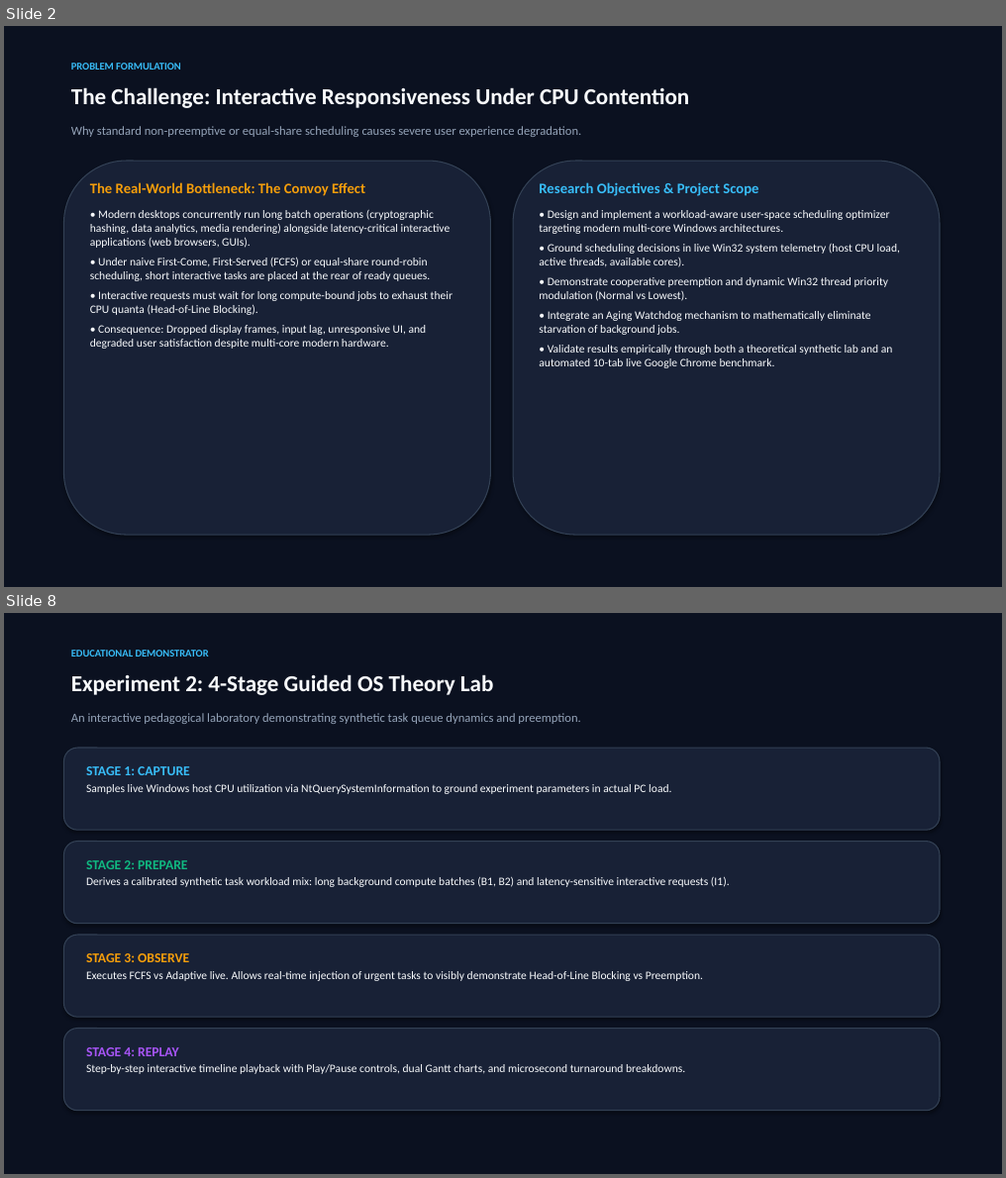
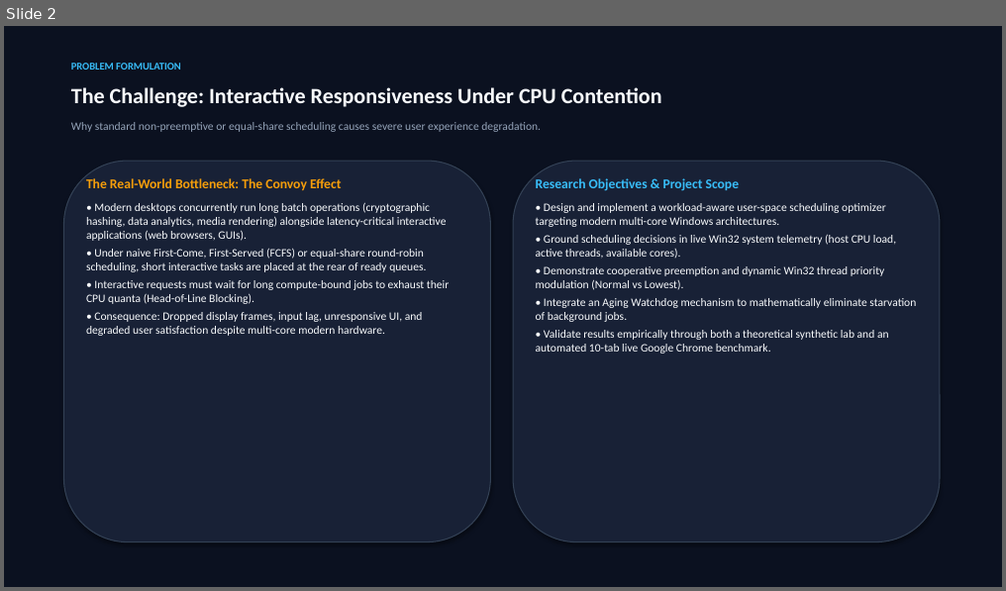
Before and after one commit to Aryan786122/adaptive-cpu-scheduling-optimizer, a slide deck: Adaptive_CPU_Scheduling_Optimizer_Presentation.pptx. Shown one above the other, each under a label of ours: slides 2 and 8 before the commit, slide 2 after it; the slides between them are not shown. The pictures are 1006x1178 and 1006x591 pixels, drawn with LibreOffice and Linux fonts; fonts in the diff are those of the drawing. Boxes give left, top, right and bottom in pixels: in the first picture for what was removed or moved away, otherwise in the second. Text is boxed around its words. In the diff, an @@ line names an element or a change of style, - is before the commit and + after.

```diff
--- a/Adaptive_CPU_Scheduling_Optimizer_Presentation.pptx
+++ b/Adaptive_CPU_Scheduling_Optimizer_Presentation.pptx
@@ slide 8 removed at (4,613,1002,1174), background #FFFFFF @@
@@ rectangle removed at (4,613,1002,1174) @@
@@ text removed at (71,650,209,657) @@
-EDUCATIONAL DEMONSTRATOR
@@ text removed at (71,674,493,695) @@
-Experiment 2: 4-Stage Guided OS Theory Lab
@@ text removed at (71,713,580,724) @@
-An interactive pedagogical laboratory demonstrating synthetic task queue dynamics and preemption.
@@ rounded rectangle removed at (63,748,940,830) @@
@@ text removed at (86,766,671,794) @@
-STAGE 1: CAPTURE
-Samples live Windows host CPU utilization via NtQuerySystemInformation to ground experiment parameters in actual PC load.
@@ rounded rectangle removed at (63,842,940,924) @@
@@ text removed at (86,861,730,887) @@
-STAGE 2: PREPARE
-Derives a calibrated synthetic task workload mix: long background compute batches (B1, B2) and latency-sensitive interactive requests (I1).
@@ rounded rectangle removed at (63,935,940,1017) @@
@@ text removed at (86,954,703,981) @@
-STAGE 3: OBSERVE
-Executes FCFS vs Adaptive live. Allows real-time injection of urgent tasks to visibly demonstrate Head-of-Line Blocking vs Preemption.
@@ rounded rectangle removed at (63,1029,940,1111) @@
@@ text removed at (86,1048,685,1074) @@
-STAGE 4: REPLAY
-Step-by-step interactive timeline playback with Play/Pause controls, dual Gantt charts, and microsecond turnaround breakdowns.
@@ slide 2 changed as well @@
@@ text "The Challenge: Interactive Responsiveness Under ..." at (71,87,662,107): size 22 to 21 pt @@
@@ text "Why standard non-preemptive or equal-share ..." at (71,122,541,132): size 12 to 11 pt @@
@@ rounded rectangle: place and size @@
-rounded rectangle at (63,161,491,535)
+rounded rectangle at (63,161,491,543)
@@ text "The Real-World Bottleneck: The Convoy ..." at (86,178,449,336): size 14 to 13 pt in "The Real-World Bottleneck: The Convoy Effect"; less space between paragraphs @@
@@ rounded rectangle: place and size @@
-rounded rectangle at (513,161,940,535)
+rounded rectangle at (513,161,940,543)
@@ text "Research Objectives & Project Scope" at (536,178,916,354): size 14 to 13 pt in "Research Objectives & Project Scope"; less space between paragraphs @@
```
Also in this commit, not shown: 7 other slides changed, 4 slides added, 1 other slide removed, 12 other files.
